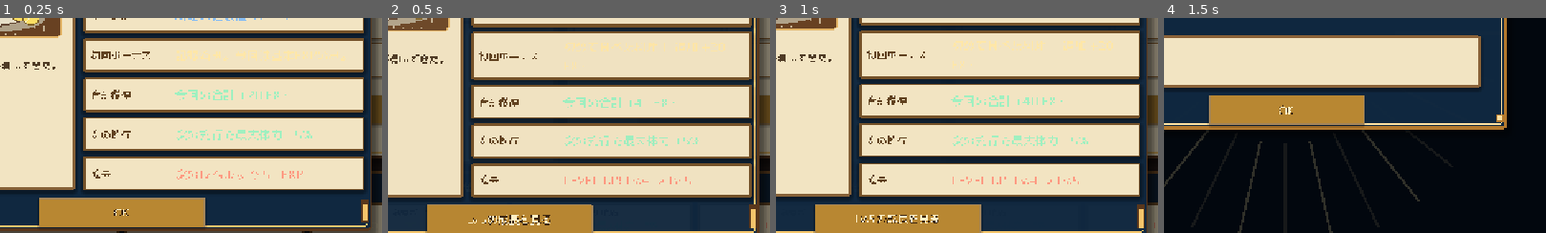
Above: before the commit, frames 1-4 (left to right).
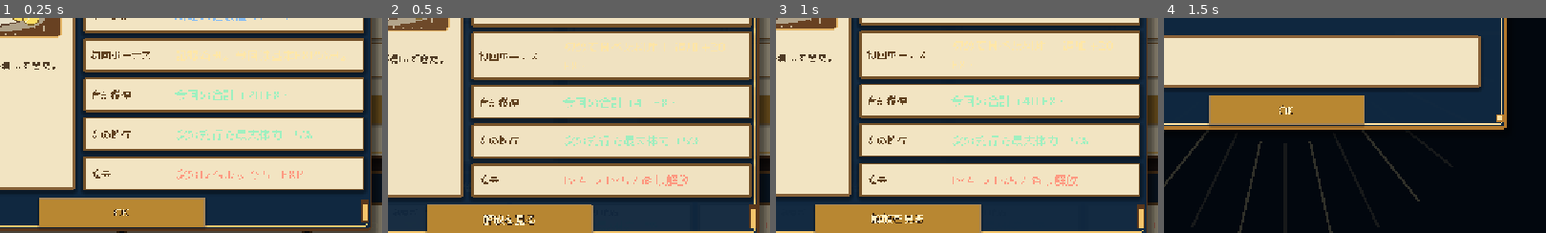
Above: after the commit, the same moments.

Repository: RYUKOU-OKUMURA/tsuri_quest_umi_mvp
Game: Godot game, scene res://tools/cooking_flow_smoke.tscn
Two runs of this game, one before a commit and one after it. Both use one fixed random seed, a clock stepped at 60 frames per second and the inputs below. This scene is started directly instead of the project's main scene.
Inputs (mouse positions are % of the whole screen's width and height, from its top left):
- Up to frame 1 (0.25 s): no input
- Up to frame 2 (0.5 s): no input
- Up to frame 3 (1 s): click "Lv.5の成長を見る" (after the commit: "解放を見る") at 0.5 s
- Up to frame 4 (1.5 s): tap Enter at 1.25 s; move the mouse to (72, 45) at 1.27 s; tap Shift at 1.35 s; click (72, 45) at 1.42 s
The pictures show only the part of the screen within x 34-84%, y 46-96%; the shares and areas given below are measured in that part.

Frame 1 is identical in both runs. In frame 2, 1.0% of the frame differs, in the area x 21-80%, y 72-97%; in frame 3, 1.0%; in frame 4, nothing differs.

Commit message:
Preview boss unlock from cooking reward

Diff:
--- a/src/ui/components/cooking_reward_panel.gd
+++ b/src/ui/components/cooking_reward_panel.gd
@@ -160,8 +160,19 @@
 	_buff_label.text = String(buff.get("text", "次の釣行で効果を得る"))
 	if leveled:
 		if level_before > 0 and level_after > level_before:
-			_growth_label.text = "LEVEL UP! Lv.%d -> Lv.%d" % [level_before, level_after]
-			_confirm_button.text = "Lv.%dの成長を見る" % level_after
+			var boss_unlocked := (
+				level_before < GameData.BOSS_UNLOCK_LEVEL
+				and level_after >= GameData.BOSS_UNLOCK_LEVEL
+			)
+			if boss_unlocked:
+				_growth_label.text = "Lv.%d -> Lv.%d / ぬし解放" % [
+					level_before,
+					level_after,
+				]
+				_confirm_button.text = "解放を見る"
+			else:
+				_growth_label.text = "LEVEL UP! Lv.%d -> Lv.%d" % [level_before, level_after]
+				_confirm_button.text = "Lv.%dの成長を見る" % level_after
 		else:
 			_growth_label.text = "LEVEL UP! 能力上昇へ"
 			_confirm_button.text = "成長を見る"
Not shown, changed: docs/12_cooking_showcase_qa.md
